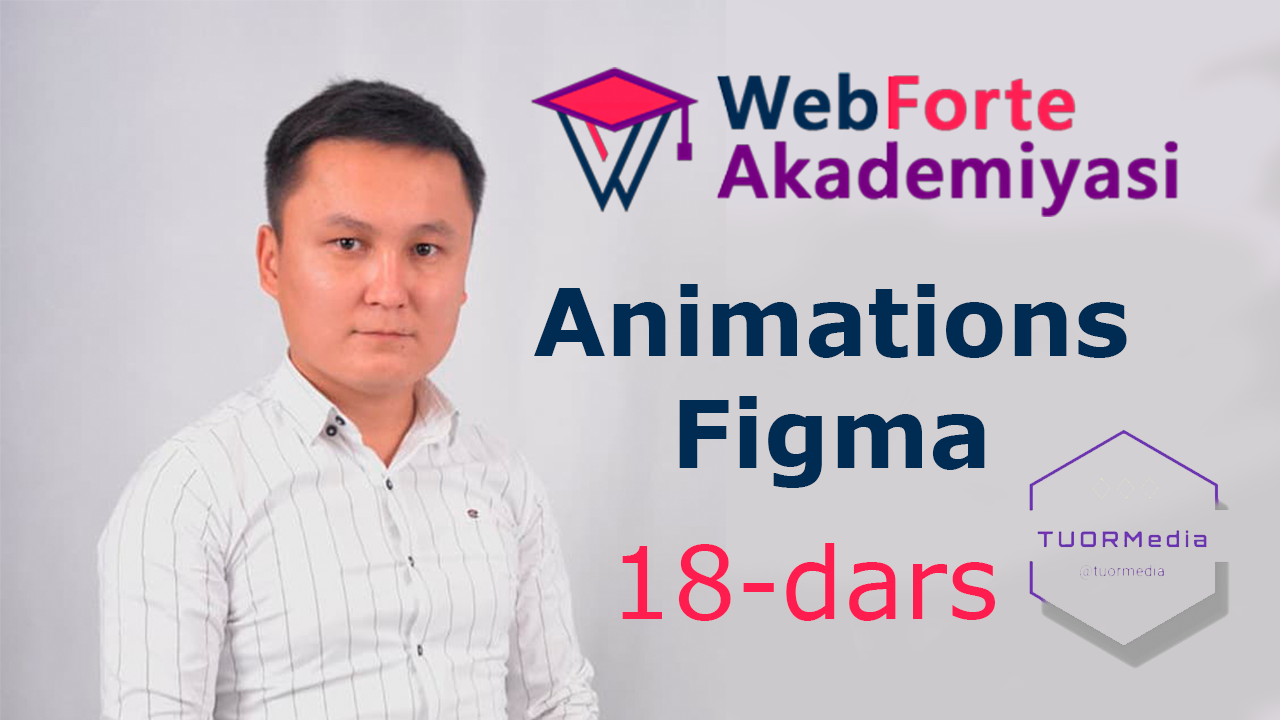
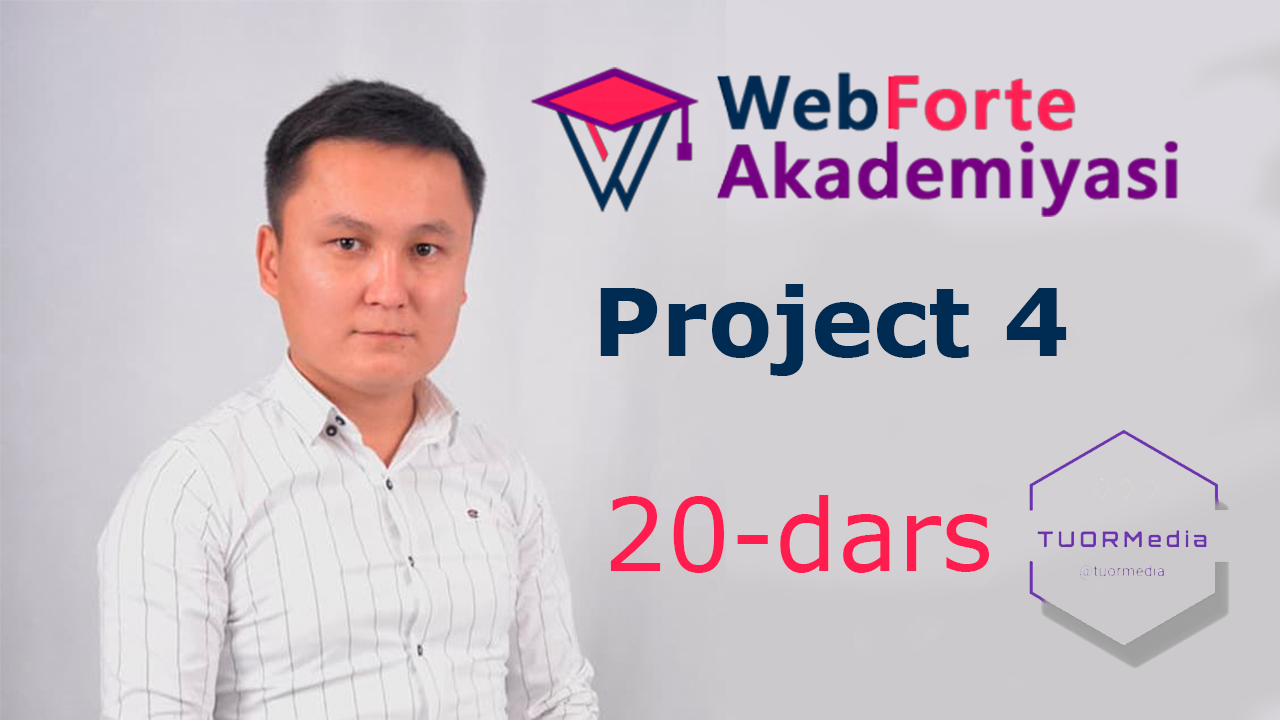
Two versions of the same layered image (1280 × 720). Layer-by-layer changes:
renamed "18-dars" to "20-dars", painted on it over [610, 495, 995, 621]
renamed "Animations Figma" to "Project 4", painted on it over [534, 284, 1127, 488]
